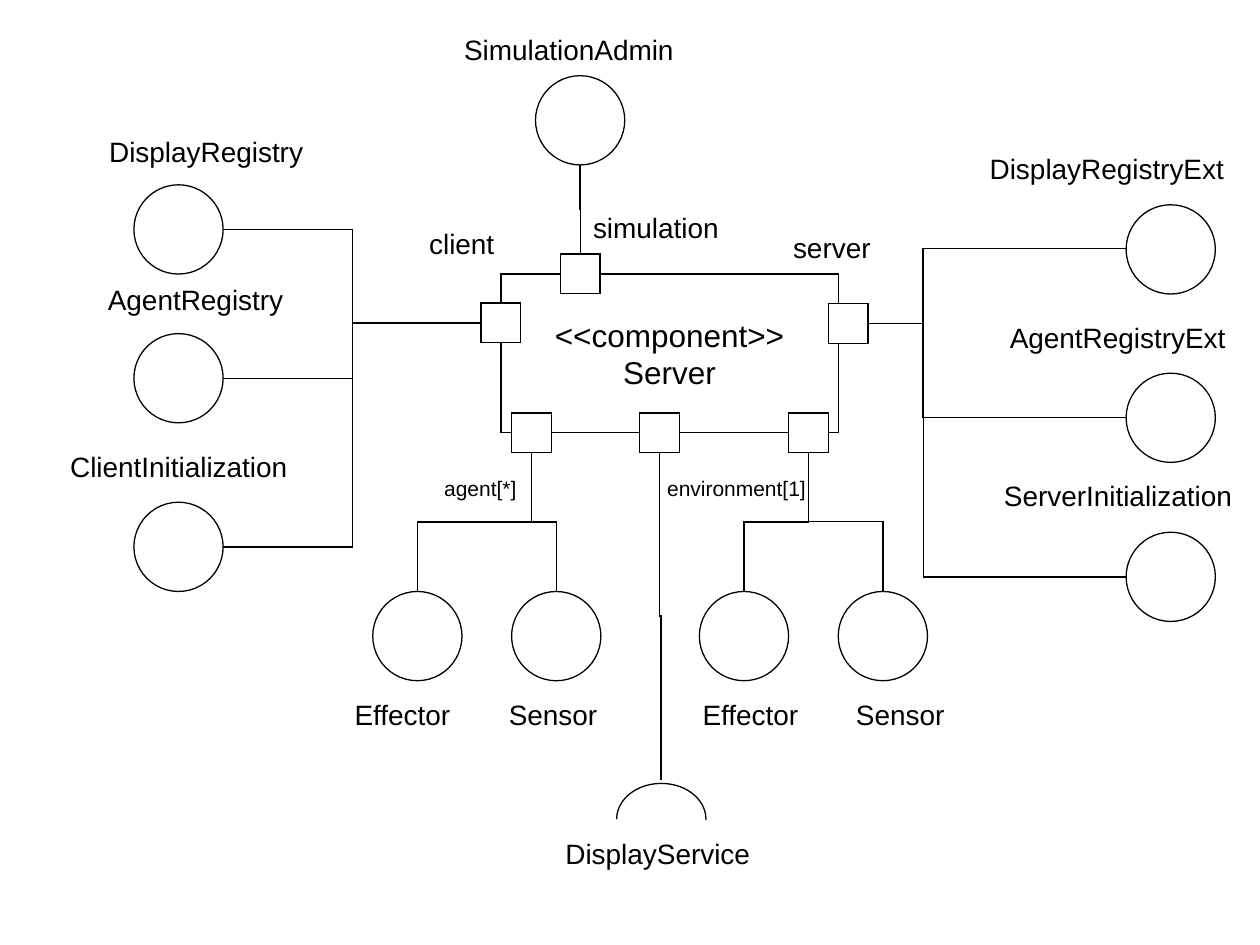
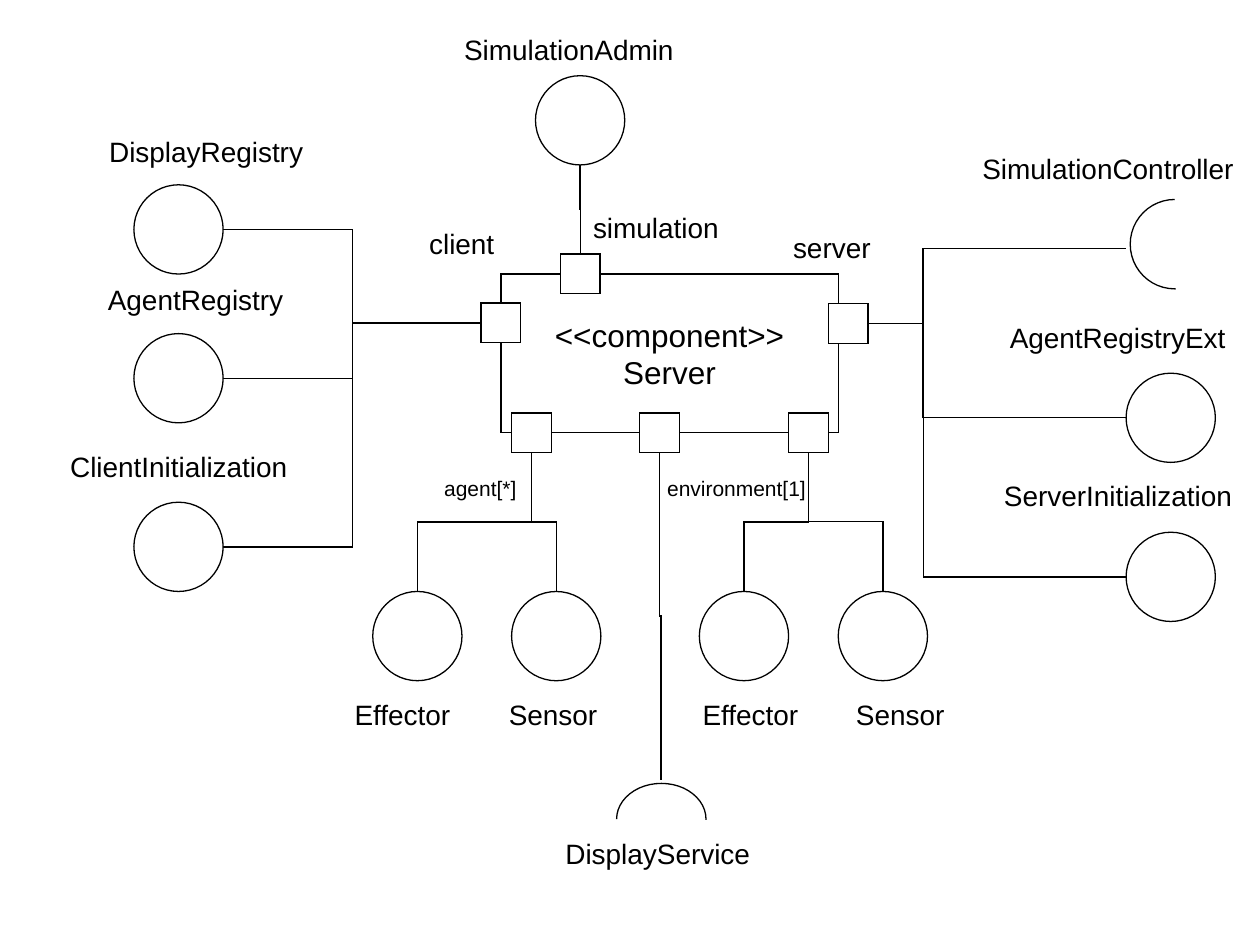
Before and after one commit to krishprince/rollerslam, a slide deck: slide 8 of docs/UML.ppt (slide 4 before the commit). Drawn at 1260x945 pixels with LibreOffice and Linux fonts; fonts in the diff are those of the drawing. Boxes give left, top, right and bottom in pixels: in the first picture for what was removed or moved away, otherwise in the second. Text is boxed around its words. In the diff, an @@ line names an element or a change of style, - is before the commit and + after.

```diff
--- a/docs/UML.ppt
+++ b/docs/UML.ppt
@@ text at [982,158,1233,180]: text changed @@
-DisplayRegistryExt
+SimulationController
@@ ellipse removed at [1126,205,1216,295] @@
@@ freeform shape added at [1130,199,1220,289], outline #000000 0.74 pt @@
```
Also in this commit, not shown: 3 other slides changed, 8 slides added, 1 slide removed.
